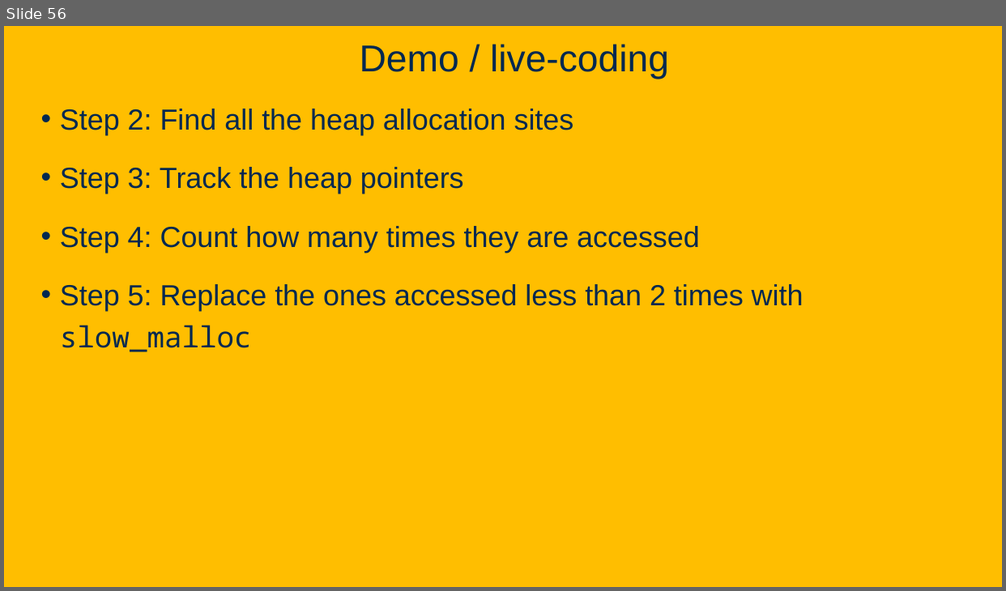
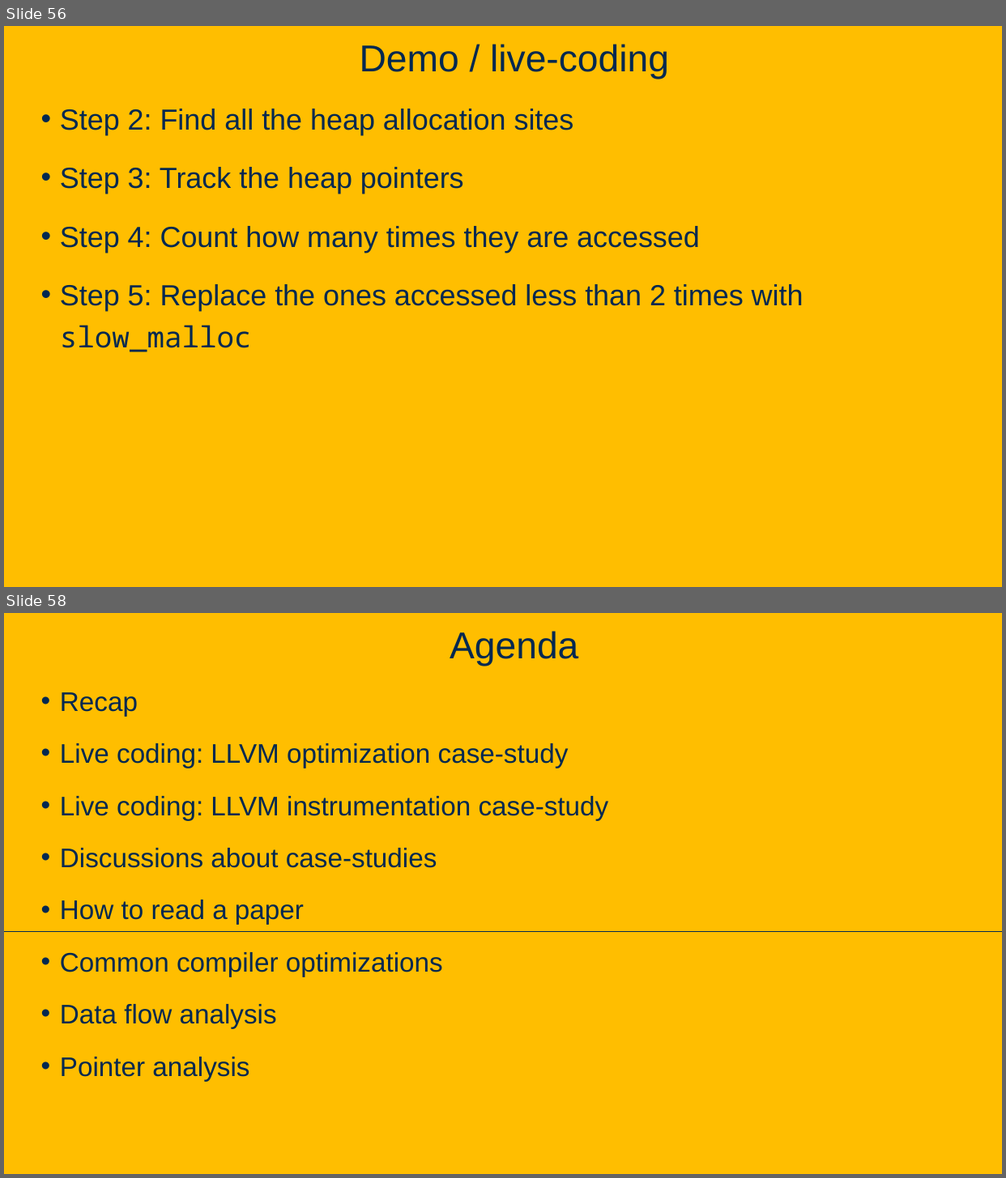
Before and after one commit to davsec-teaching/ECS289C-Spring2025, a slide deck: slides/2_compiler_fundamentals.pptx. Shown one above the other, each under a label of ours: slide 56 before the commit, slides 56 and 58 after it; the slides between them are not shown. The pictures are 1006x591 and 1006x1178 pixels, drawn with LibreOffice and Linux fonts; fonts in the diff are those of the drawing; background and template pictures are left out. Boxes give left, top, right and bottom in pixels: in the first picture for what was removed or moved away, otherwise in the second. Text is boxed around its words. In the diff, an @@ line names an element or a change of style, - is before the commit and + after.

Commit message:
Slides for data flow analysis

```diff
--- a/slides/2_compiler_fundamentals.pptx
+++ b/slides/2_compiler_fundamentals.pptx
@@ slide 58 added at [4, 613, 1002, 1174], background picture (left out) @@
@@ title added at [450, 631, 578, 666], 36 pt, text #022850 @@
+Agenda
@@ text added at [60, 692, 609, 1081], 25.9 pt, text #022850 @@
+• Recap
+• Live coding: LLVM optimization case-study
+• Live coding: LLVM instrumentation case-study
+• Discussions about case-studies
+• How to read a paper
+• Common compiler optimizations
+• Data flow analysis
+• Pointer analysis
@@ line added from (4, 932) to (1002, 932), #022850 0.5 pt @@
```
Also in this commit, not shown: 42 other slides added, 2 other files.
